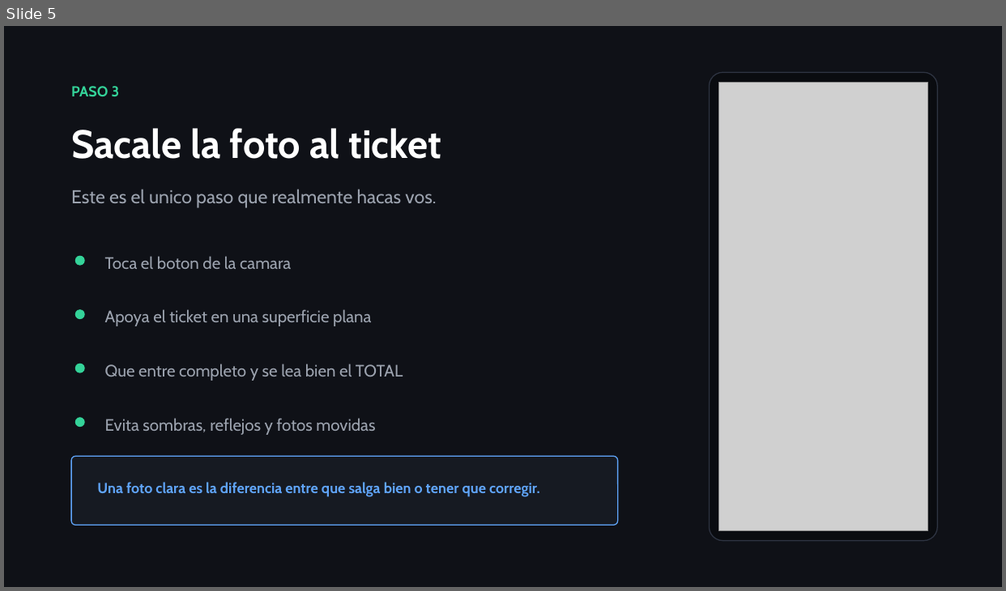
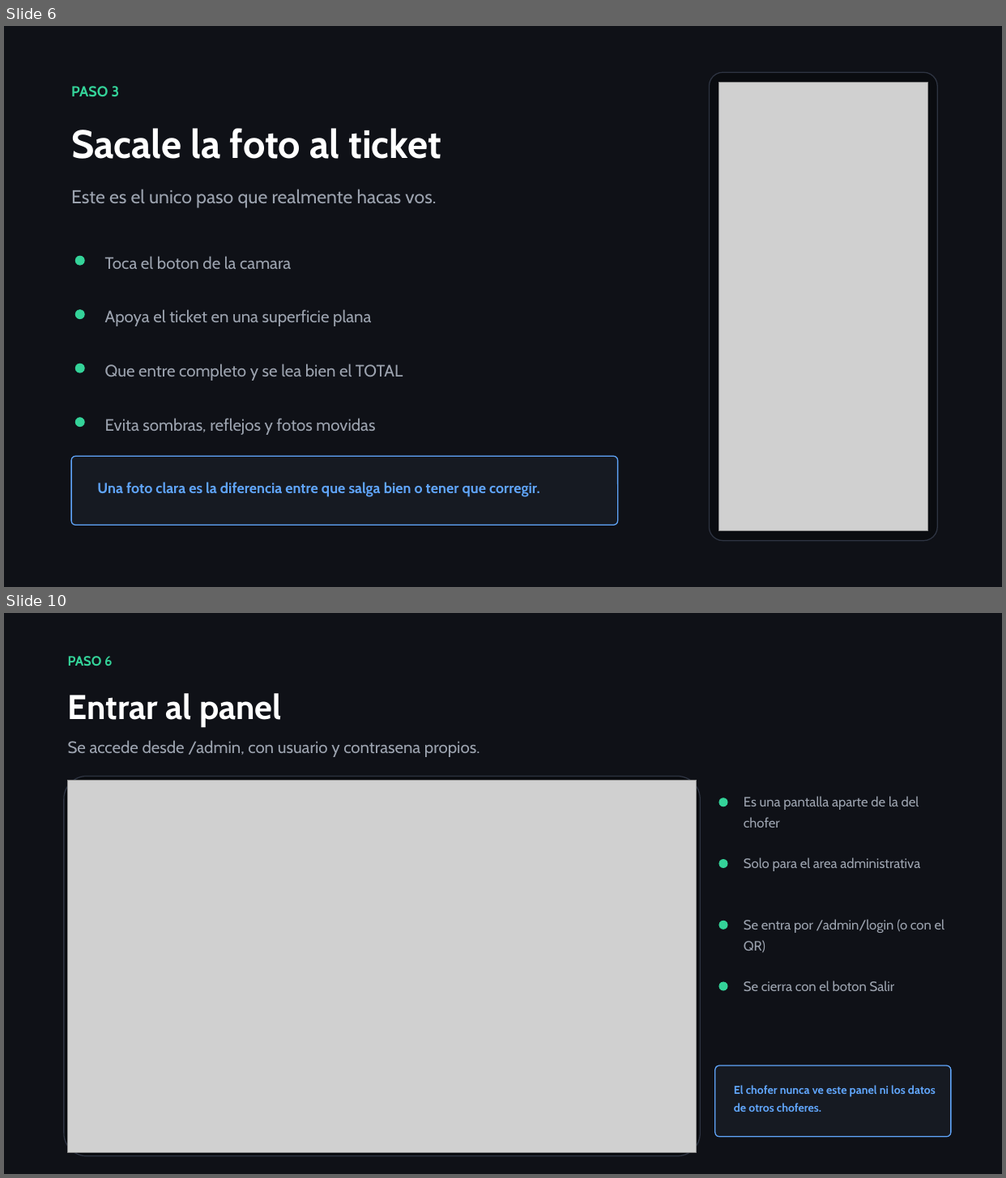
Before and after one commit to Dibiagi-I-D/Automatizacion-liquidacion-de-viajes, a slide deck: Gastos_Logistica_Capacitacion.pptx. Shown one above the other, each under a label of ours: slide 5 before the commit, slides 6 and 10 after it; the slides between them are not shown. The pictures are 1006x591 and 1006x1178 pixels, drawn with LibreOffice and Linux fonts; fonts in the diff are those of the drawing; grey boxes stand for pictures. Boxes give left, top, right and bottom in pixels: in the first picture for what was removed or moved away, otherwise in the second. Text is boxed around its words. In the diff, an @@ line names an element or a change of style, - is before the commit and + after.

Commit message:
se cambio la prioridad de borrado y se creo el usuario admin

```diff
--- a/Gastos_Logistica_Capacitacion.pptx
+++ b/Gastos_Logistica_Capacitacion.pptx
@@ slide 10 added at (4, 613, 1002, 1174), background #FFFFFF @@
@@ rectangle added at (4, 613, 1002, 1174), fill #0F1117 @@
@@ text added at (68, 656, 112, 666), 13 pt, text #34D399, bold @@
+PASO 6
@@ text added at (68, 693, 282, 726), 33 pt, text #FFFFFF, bold @@
+Entrar al panel
@@ text added at (68, 740, 480, 757), 16 pt, text #9CA3AF @@
+Se accede desde /admin, con usuario y contrasena propios.
@@ rounded rectangle added at (64, 776, 701, 1157), fill #0A0C10, outline #2E3442 1 pt @@
@@ picture added at (68, 780, 697, 1152) @@
@@ ellipse added at (719, 798, 728, 807), fill #34D399 @@
@@ text added at (744, 796, 919, 828), 13 pt, text #9CA3AF @@
+Es una pantalla aparte de la del chofer
@@ ellipse added at (719, 859, 728, 868), fill #34D399 @@
@@ text added at (744, 858, 920, 871), 13 pt, text #9CA3AF @@
+Solo para el area administrativa
@@ ellipse added at (719, 921, 728, 930), fill #34D399 @@
@@ text added at (744, 919, 944, 952), 13 pt, text #9CA3AF @@
+Se entra por /admin/login (o con el QR)
@@ ellipse added at (719, 982, 728, 991), fill #34D399 @@
@@ text added at (744, 981, 895, 991), 13 pt, text #9CA3AF @@
+Se cierra con el boton Salir
@@ rounded rectangle added at (715, 1066, 951, 1137), fill #161A22, outline #60A5FA 1 pt @@
@@ text added at (734, 1085, 936, 1112), 11 pt, text #60A5FA, bold @@
+El chofer nunca ve este panel ni los datos de otros choferes.
@@ what was slide 5 is now slide 6 @@
```
Also in this commit, not shown: 6 slides changed, 6 other slides added, 5 other files.
